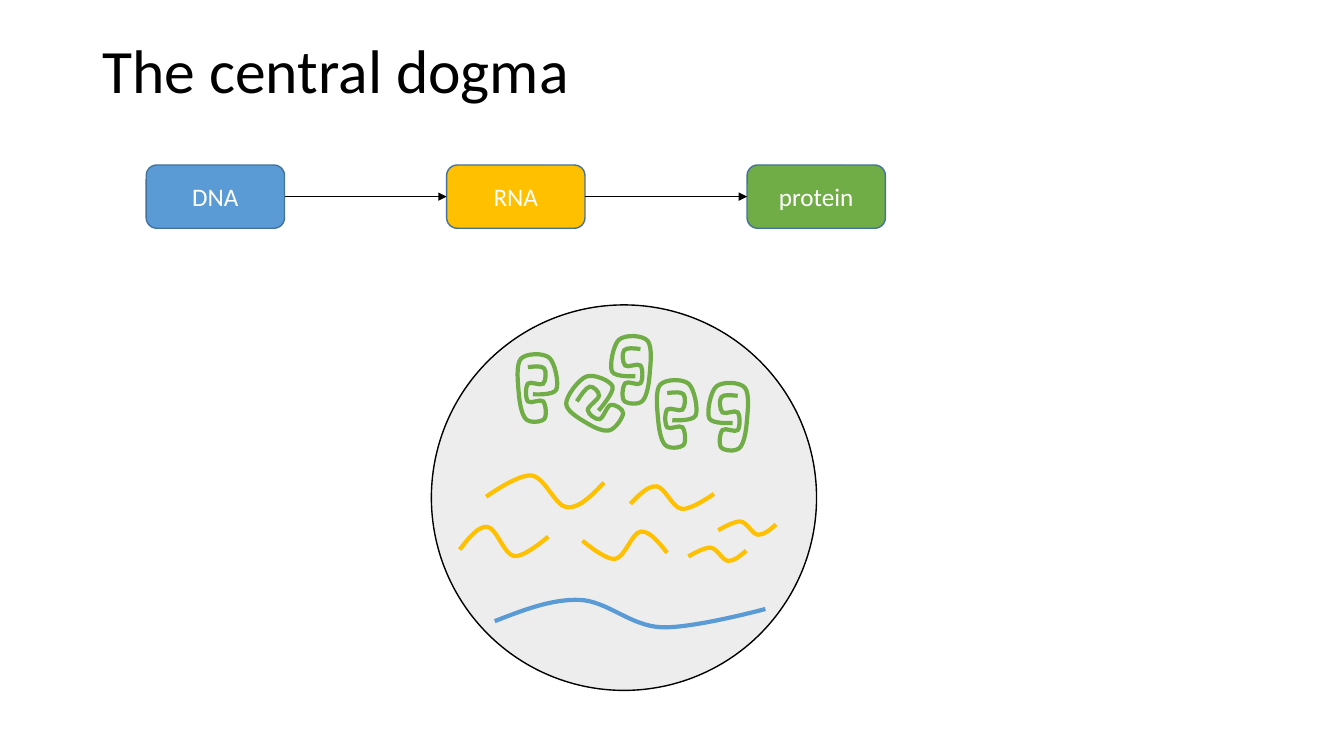
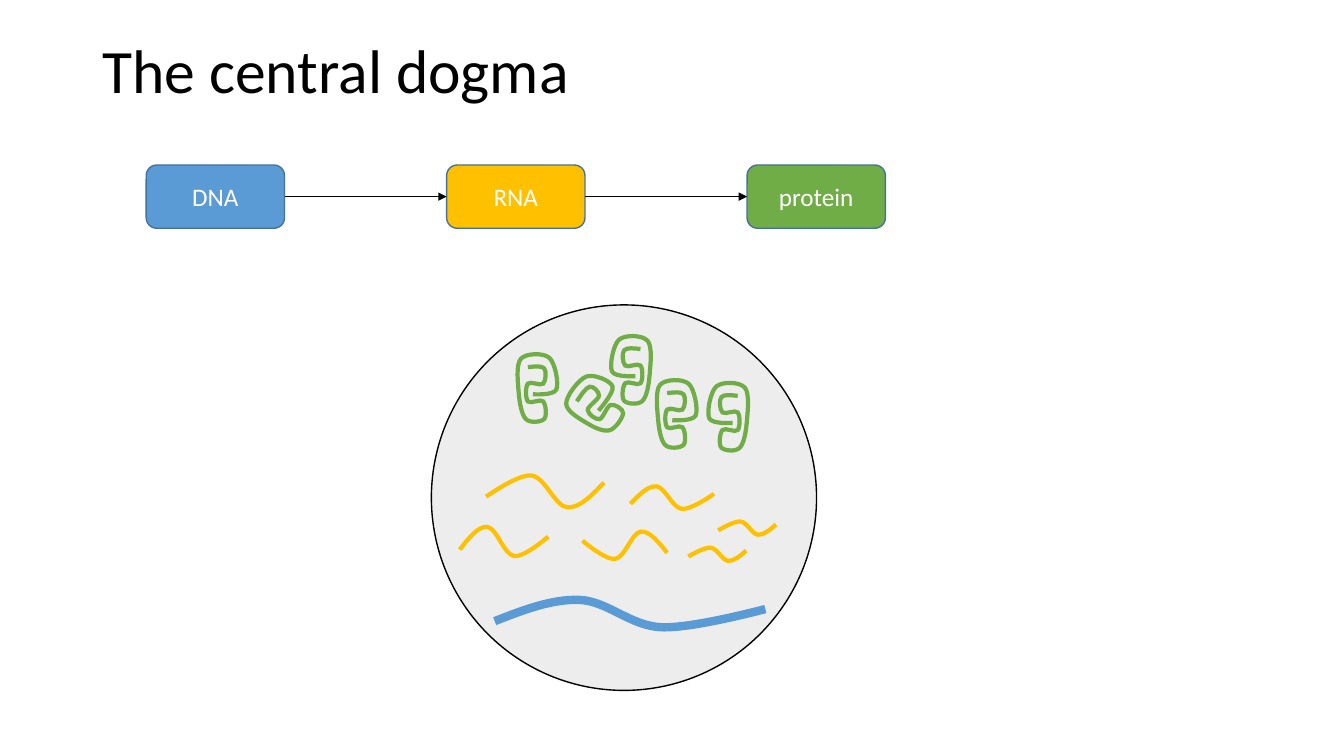
Before and after one commit to lmrl-bio/lmrl-bio.github.io, a slide deck: slide 2 of hostedfiles/datacrashcourse.pptx. Drawn at 1344x756 pixels with LibreOffice and Linux fonts; fonts in the diff are those of the drawing. Boxes give left, top, right and bottom in pixels: in the first picture for what was removed or moved away, otherwise in the second. Text is boxed around its words. In the diff, an @@ line names an element or a change of style, - is before the commit and + after.

```diff
--- a/hostedfiles/datacrashcourse.pptx
+++ b/hostedfiles/datacrashcourse.pptx
@@ freeform shape at (495, 600, 765, 627): outline #5B9BD5 3 pt to #5B9BD5 6 pt @@
```
Also in this commit, not shown: 16 other slides changed, 1 slide added, 1 slide removed.
